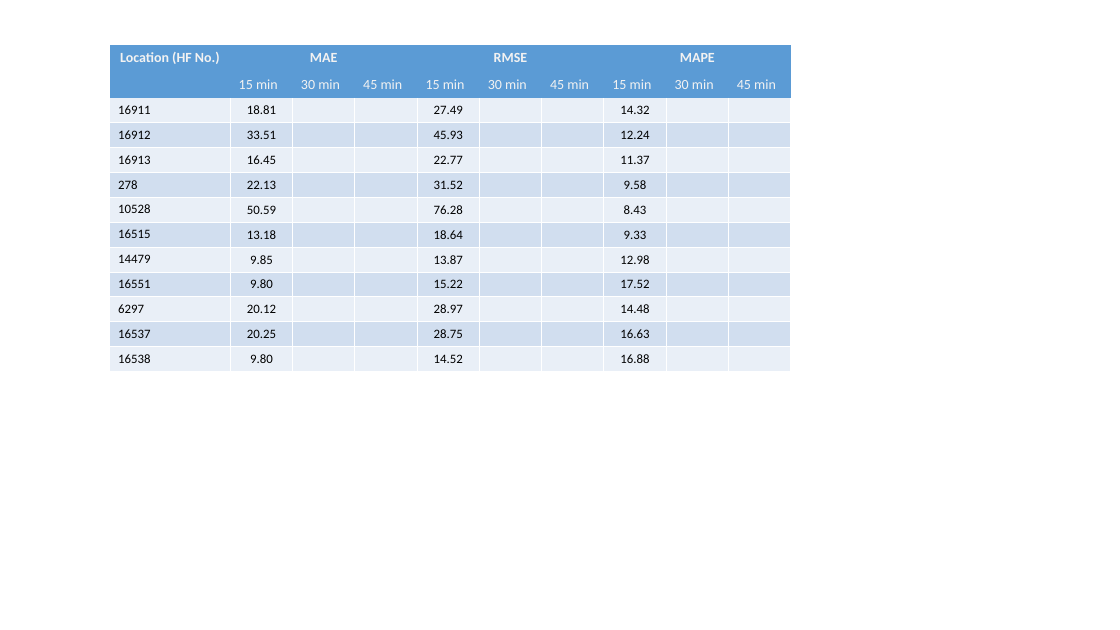
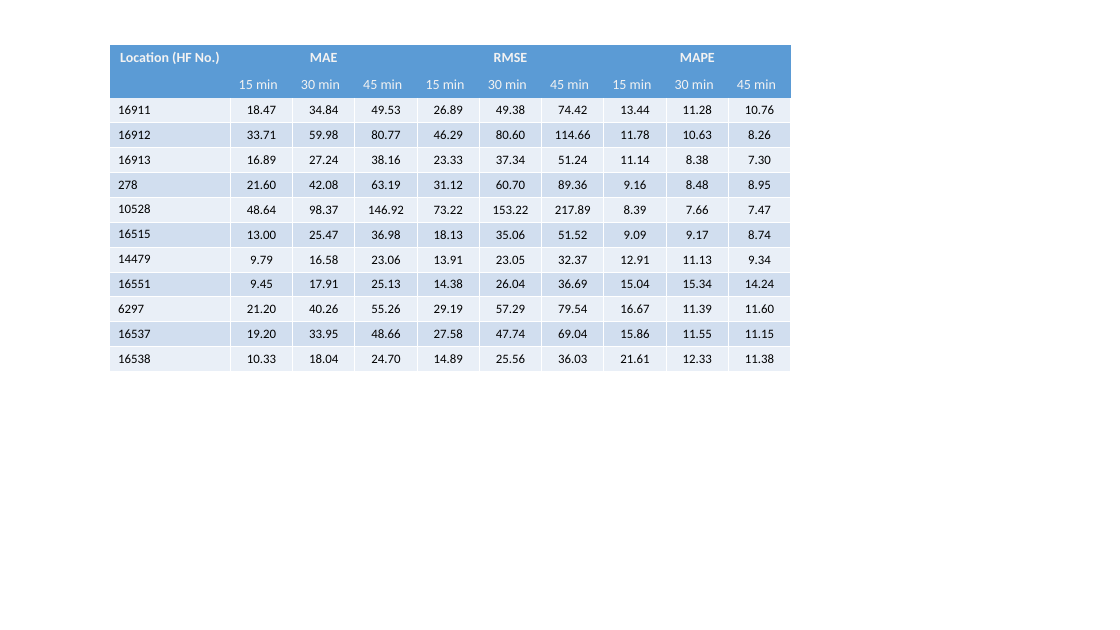
Before and after one commit to adnapibar/ms-research-thesis, a slide deck: slide 5 of latex-thesis/figures.pptx. Drawn at 1120x630 pixels with LibreOffice and Linux fonts; fonts in the diff are those of the drawing. Boxes give left, top, right and bottom in pixels: in the first picture for what was removed or moved away, otherwise in the second. Text is boxed around its words. In the diff, an @@ line names an element or a change of style, - is before the commit and + after.

```diff
--- a/latex-thesis/figures.pptx
+++ b/latex-thesis/figures.pptx
@@ table at [110, 45, 791, 372] @@
-row 3: 16911 | 18.81 |  |  | 27.49 |  |  | 14.32 |  | 
+row 3: 16911 | 18.47 | 34.84 | 49.53 | 26.89 | 49.38 | 74.42 | 13.44 | 11.28 | 10.76
-row 4: 16912 | 33.51 |  |  | 45.93 |  |  | 12.24 |  | 
+row 4: 16912 | 33.71 | 59.98 | 80.77 | 46.29 | 80.60 | 114.66 | 11.78 | 10.63 | 8.26
-row 5: 16913 | 16.45 |  |  | 22.77 |  |  | 11.37 |  | 
+row 5: 16913 | 16.89 | 27.24 | 38.16 | 23.33 | 37.34 | 51.24 | 11.14 | 8.38 | 7.30
-row 6: 278 | 22.13 |  |  | 31.52 |  |  | 9.58 |  | 
+row 6: 278 | 21.60 | 42.08 | 63.19 | 31.12 | 60.70 | 89.36 | 9.16 | 8.48 | 8.95
-row 7: 10528 | 50.59 |  |  | 76.28 |  |  | 8.43 |  | 
+row 7: 10528 | 48.64 | 98.37 | 146.92 | 73.22 | 153.22 | 217.89 | 8.39 | 7.66 | 7.47
-row 8: 16515 | 13.18 |  |  | 18.64 |  |  | 9.33 |  | 
+row 8: 16515 | 13.00 | 25.47 | 36.98 | 18.13 | 35.06 | 51.52 | 9.09 | 9.17 | 8.74
-row 9: 14479 | 9.85 |  |  | 13.87 |  |  | 12.98 |  | 
+row 9: 14479 | 9.79 | 16.58 | 23.06 | 13.91 | 23.05 | 32.37 | 12.91 | 11.13 | 9.34
-row 10: 16551 | 9.80 |  |  | 15.22 |  |  | 17.52 |  | 
+row 10: 16551 | 9.45 | 17.91 | 25.13 | 14.38 | 26.04 | 36.69 | 15.04 | 15.34 | 14.24
-row 11: 6297 | 20.12 |  |  | 28.97 |  |  | 14.48 |  | 
+row 11: 6297 | 21.20 | 40.26 | 55.26 | 29.19 | 57.29 | 79.54 | 16.67 | 11.39 | 11.60
-row 12: 16537 | 20.25 |  |  | 28.75 |  |  | 16.63 |  | 
+row 12: 16537 | 19.20 | 33.95 | 48.66 | 27.58 | 47.74 | 69.04 | 15.86 | 11.55 | 11.15
-row 13: 16538 | 9.80 |  |  | 14.52 |  |  | 16.88 |  | 
+row 13: 16538 | 10.33 | 18.04 | 24.70 | 14.89 | 25.56 | 36.03 | 21.61 | 12.33 | 11.38
```
Also in this commit, not shown: 2 other slides changed, 12 other files.
